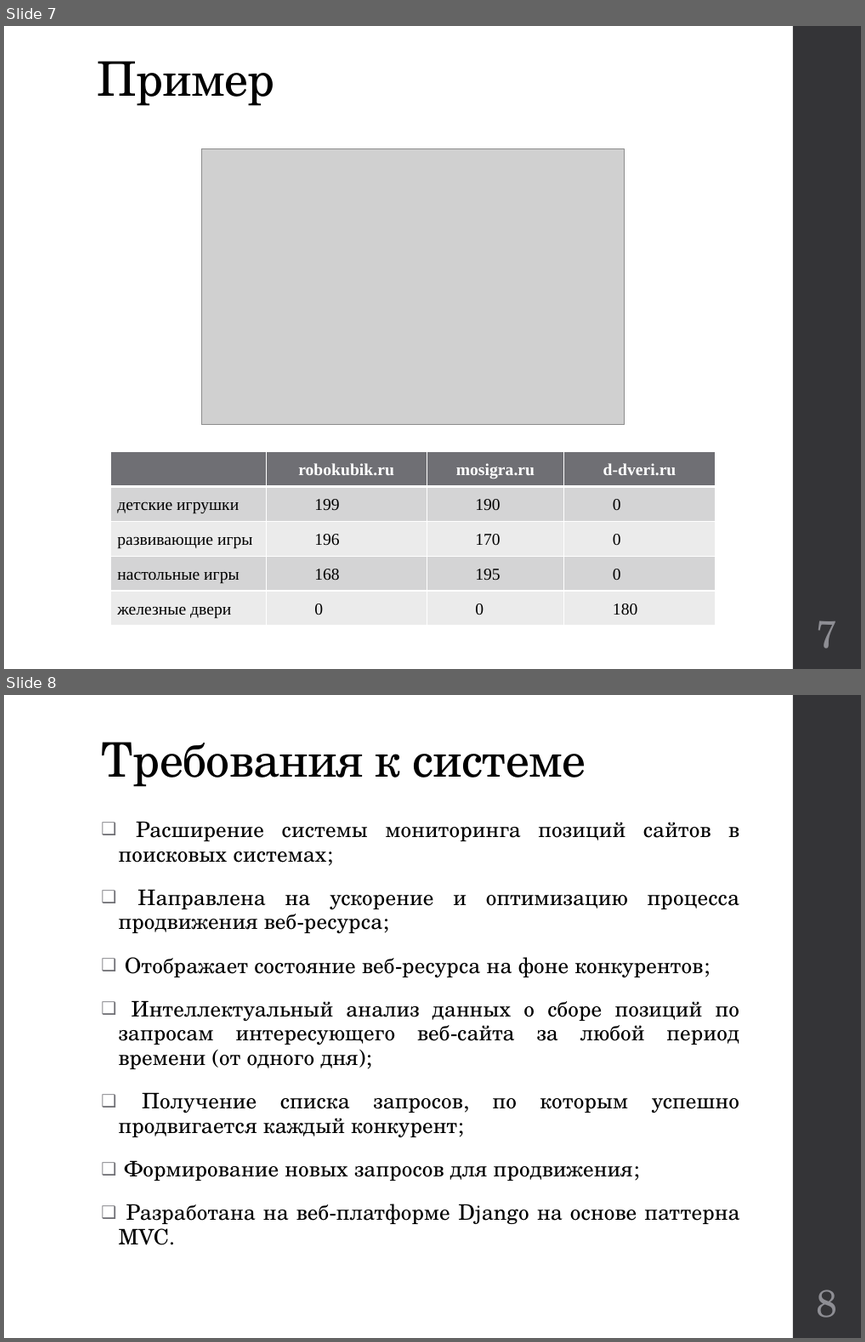
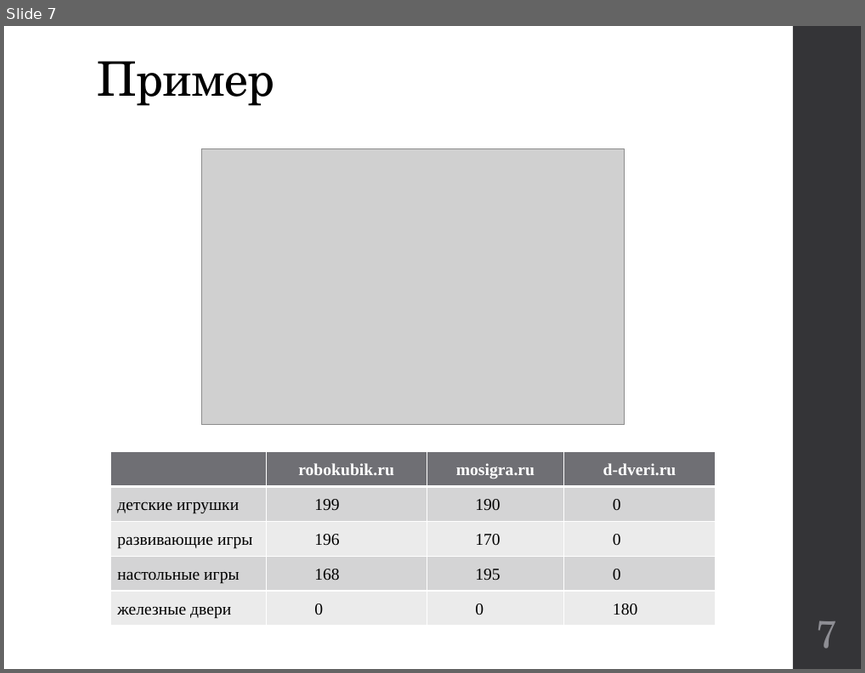
Before and after one commit to kwadraterry/diploma, a slide deck: Отчет/Доклад Неповинных.pptx. Shown one above the other, each under a label of ours: slides 7 and 8 before the commit, slide 7 after it. The pictures are 865x1342 and 865x673 pixels, drawn with LibreOffice and Linux fonts; fonts in the diff are those of the drawing; grey boxes stand for pictures. Boxes give left, top, right and bottom in pixels: in the first picture for what was removed or moved away, otherwise in the second. Text is boxed around its words. In the diff, an @@ line names an element or a change of style, - is before the commit and + after.

```diff
--- a/Отчет/Доклад Неповинных.pptx
+++ b/Отчет/Доклад Неповинных.pptx
@@ slide 8 removed at (x1=4, y1=695, x2=861, y2=1338), background #FFFFFF; not listed: 1 template element that a slide beside it also shows @@
@@ title removed at (x1=101, y1=742, x2=585, y2=787) @@
-Требования к системе
@@ text removed at (x1=119, y1=821, x2=739, y2=1245) @@
-❑ Расширение системы мониторинга позиций сайтов в поисковых системах;
-❑ Направлена на ускорение и оптимизацию процесса продвижения веб-ресурса;
-❑ Отображает состояние веб-ресурса на фоне конкурентов;
-❑ Интеллектуальный анализ данных о сборе позиций по запросам интересующего веб-сайта за любой период времени (от одного дня);
-❑ Получение списка запросов, по которым успешно продвигается каждый конкурент;
-❑ Формирование новых запросов для продвижения;
-❑ Разработана на веб-платформе Django на основе паттерна MVC.
@@ page number removed at (x1=817, y1=1289, x2=838, y2=1317) @@
-8
```
Also in this commit, not shown: 4 slides changed.
